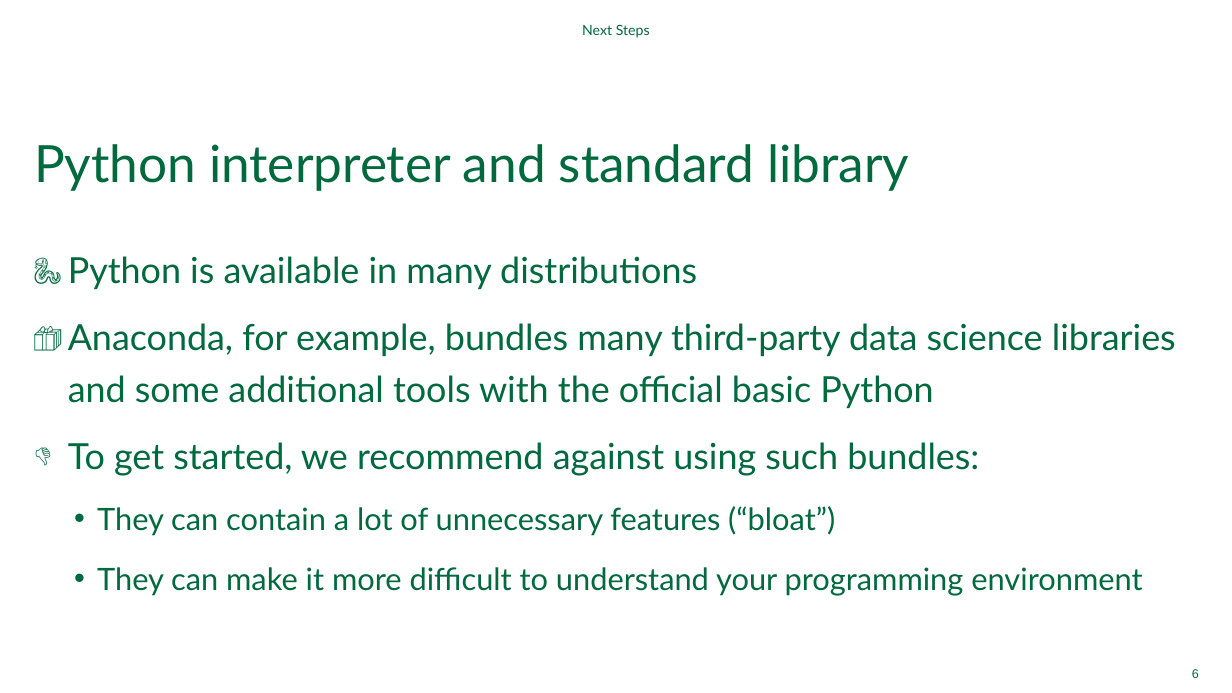
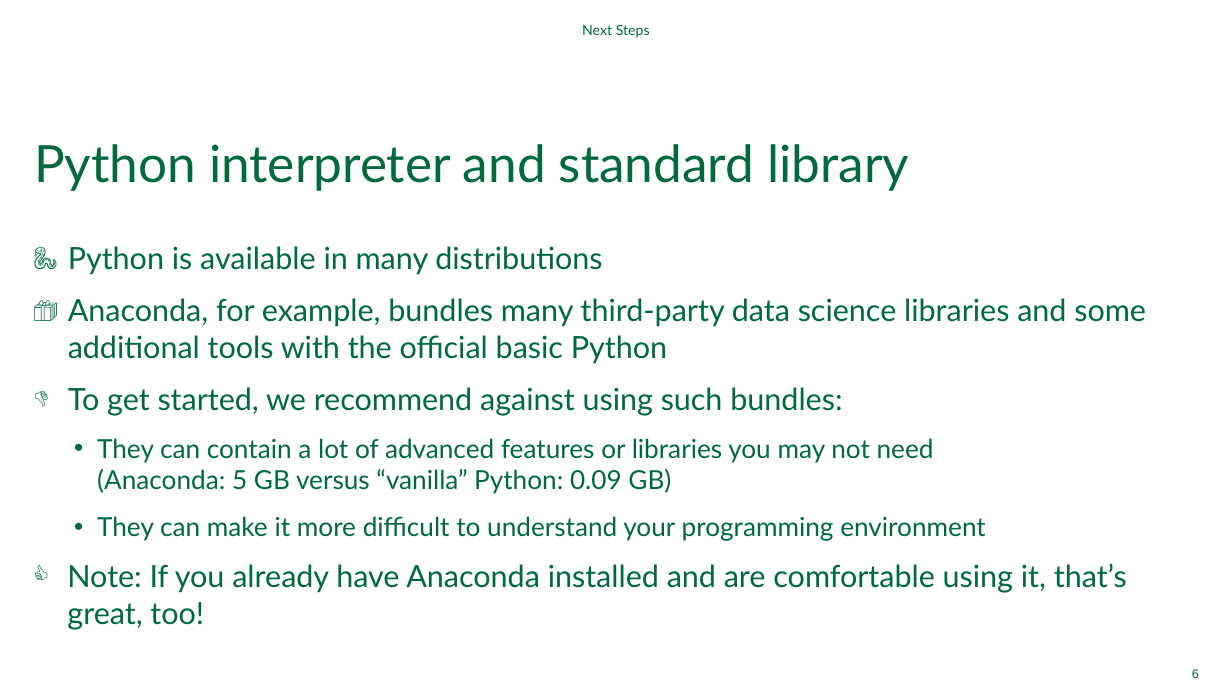
Before and after one commit to Dartmouth-Libraries/computational-text-analysis-week, a slide deck: slide 6 of 04-next-steps/next-steps.pptx. Drawn at 1232x693 pixels with LibreOffice and Linux fonts; fonts in the diff are those of the drawing; background and template pictures are left out. Boxes give left, top, right and bottom in pixels: in the first picture for what was removed or moved away, otherwise in the second. Text is boxed around its words. In the diff, an @@ line names an element or a change of style, - is before the commit and + after.

```diff
--- a/04-next-steps/next-steps.pptx
+++ b/04-next-steps/next-steps.pptx
@@ text at bbox=[68, 246, 1146, 541]: size 28 to 23.8 pt in "Python is available in many distributions", "Anaconda, for example, bundles many third-party data ...", "To get started, we recommend against using ..."; size 24 to 20.4 pt in "They can make it more difficult to ..."; line spacing 1.2 to 1 @@
@@ text at bbox=[97, 438, 934, 494]: text changed; size 24 to 20.4 pt @@
-  • They can contain a lot of unnecessary features (“bloat”)
+  • They can contain a lot of advanced features or libraries you may not need
+    (Anaconda: 5 GB versus “vanilla” Python: 0.09 GB)
@@ text at bbox=[67, 563, 1127, 630]: paragraph added @@
+👍 Note: If you already have Anaconda installed and are comfortable using it, that’s great, too!
```
Also in this commit, not shown: 2 other slides changed, 1 other file.
